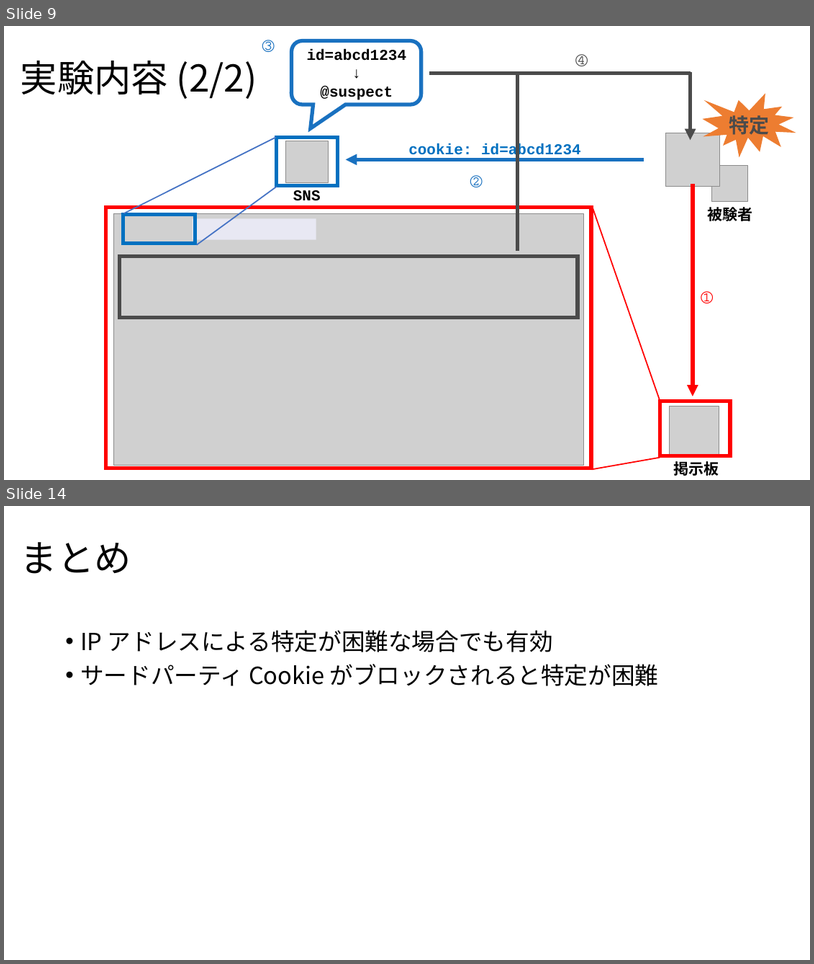
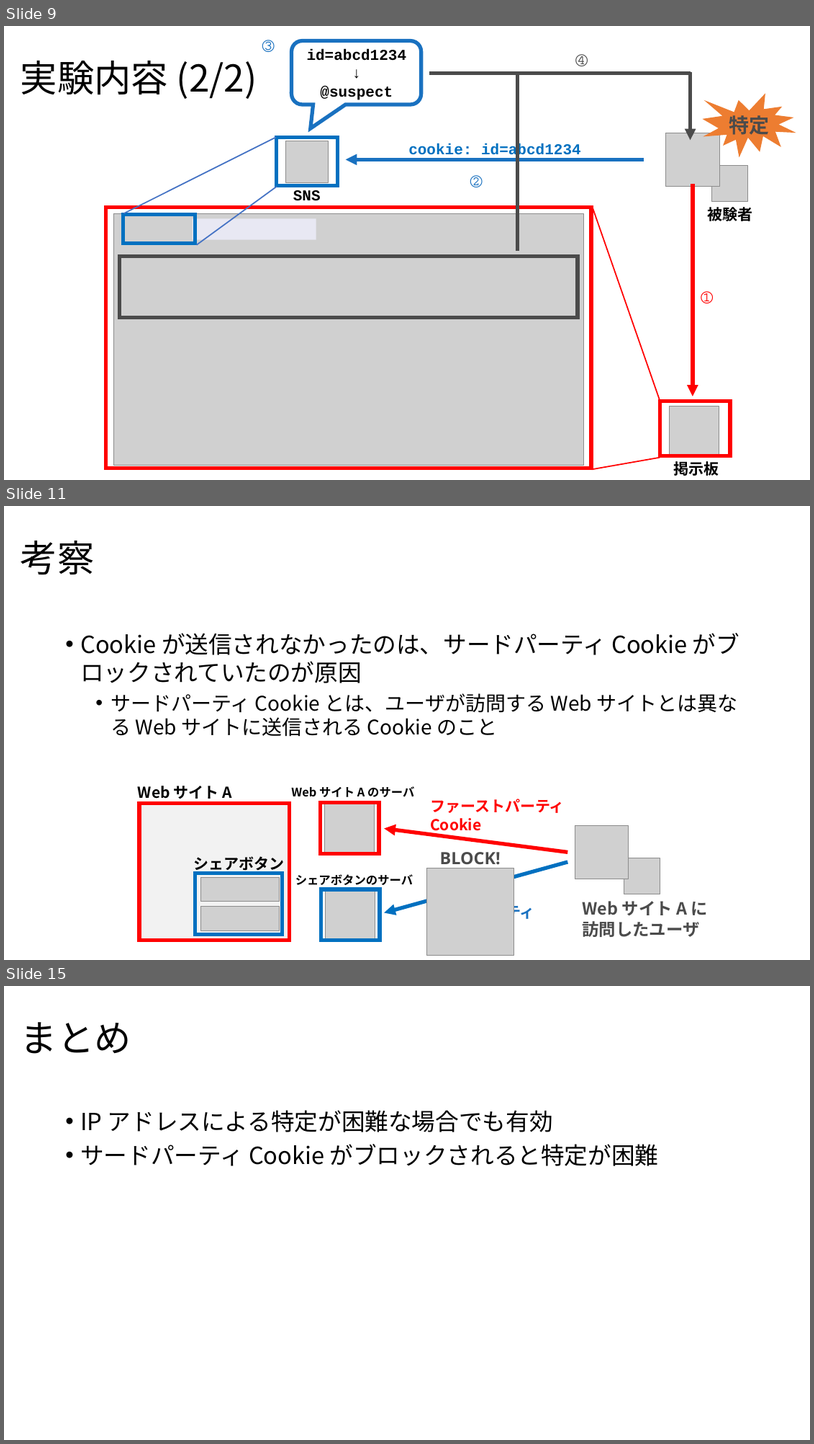
Before and after one commit to noraworld/graduation-thesis, a slide deck: presentation_slides.pptx. Shown one above the other, each under a label of ours: slides 9 and 14 before the commit, slides 9, 11 and 15 after it; the slides between them are not shown. The pictures are 814x964 and 814x1444 pixels, drawn with LibreOffice and Linux fonts; fonts in the diff are those of the drawing; grey boxes stand for pictures. Boxes give left, top, right and bottom in pixels: in the first picture for what was removed or moved away, otherwise in the second. Text is boxed around its words. In the diff, an @@ line names an element or a change of style, - is before the commit and + after.

```diff
--- a/presentation_slides.pptx
+++ b/presentation_slides.pptx
@@ slide 11 added at bbox=[4, 506, 810, 960], background #FFFFFF @@
@@ title added at bbox=[21, 541, 95, 575], 44 pt, text #000000 @@
+考察
@@ text added at bbox=[80, 633, 740, 736], 24 pt, text #000000 @@
+• Cookie が送信されなかったのは、サードパーティ Cookie がブロックされていたのが原因
+  • サードパーティ Cookie とは、ユーザが訪問する Web サイトとは異なる Web サイトに送信される Cookie のこと
@@ text added at bbox=[138, 785, 232, 799], 18 pt, text #000000, bold @@
+Web サイト A
@@ text added at bbox=[291, 786, 414, 797], 14 pt, text #000000, bold @@
+Web サイト A のサーバ
@@ rectangle added at bbox=[139, 803, 290, 940], fill #F2F2F2, outline #FF0000 4.5 pt @@
@@ rectangle added at bbox=[320, 803, 379, 853], outline #FF0000 4.5 pt @@
@@ picture added at bbox=[324, 803, 374, 852] @@
@@ text added at bbox=[430, 798, 565, 834], 18 pt, text #FF0000, bold @@
+ファーストパーティ
+Cookie
@@ arrow added from (568, 852) to (384, 829), #FF0000 4.5 pt @@
@@ picture added at bbox=[575, 826, 628, 879] @@
@@ text added at bbox=[194, 856, 285, 872], 18 pt, text #000000, bold @@
+シェアボタン
@@ arrow added from (568, 862) to (384, 913), #0070C0 4.5 pt @@
@@ picture added at bbox=[427, 867, 514, 955] @@
@@ text added at bbox=[440, 852, 501, 868], 20 pt, text #4B4B4B, bold @@
+BLOCK!
@@ picture added at bbox=[625, 858, 661, 894] @@
@@ rectangle added at bbox=[196, 873, 283, 934], outline #0070C0 4.5 pt @@
@@ picture added at bbox=[201, 878, 279, 901] @@
@@ text added at bbox=[296, 874, 413, 888], 14 pt, text #000000, bold @@
+シェアボタンのサーバ
@@ rectangle added at bbox=[321, 889, 380, 939], outline #0070C0 4.5 pt @@
@@ picture added at bbox=[326, 890, 376, 939] @@
@@ picture added at bbox=[201, 906, 279, 931] @@
@@ text added at bbox=[430, 902, 535, 921], 18 pt, text #1971C0, bold @@
+サードパーティ
+Cookie
@@ text added at bbox=[582, 901, 708, 937], 20 pt, text #4B4B4B, bold @@
+Web サイト A に
+訪問したユーザ
@@ what was slide 14 is now slide 15 @@
```
Also in this commit, not shown: 4 slides changed.
